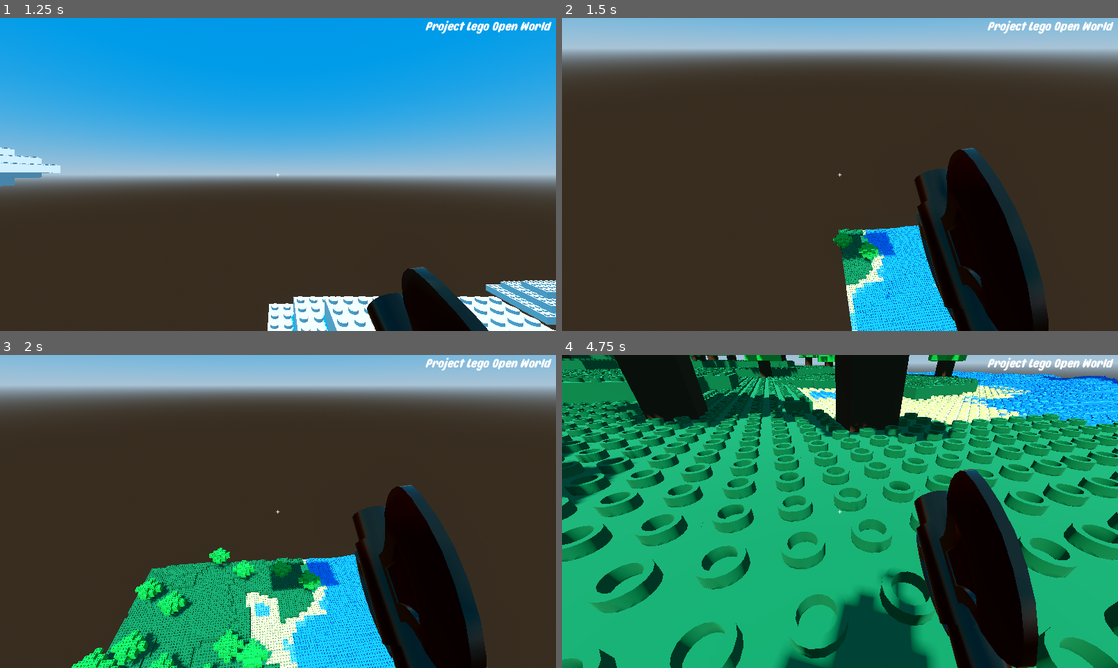
Above: before the commit, frames 1-4 (two rows, left to right).
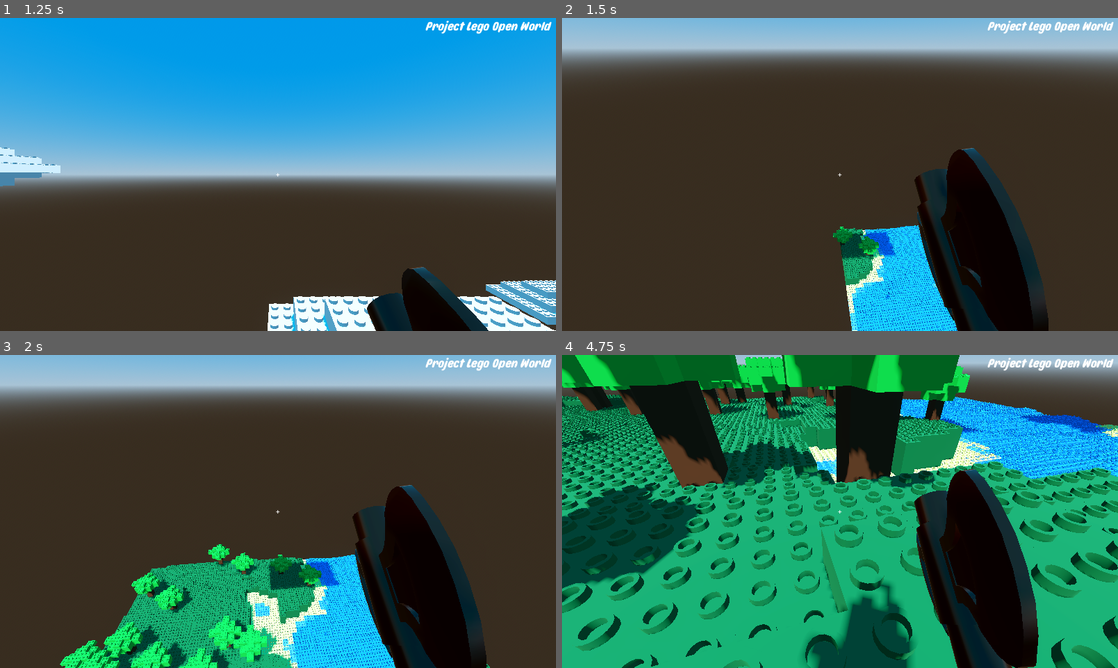
Above: after the commit, the same moments.

Repository: AlbinHorlaville/open-world-lego
Game: Godot game, scene res://menu/FirstMenu/main_menu.tscn
Same seed, same stepped clock (60 frames per second), same inputs: the game is played once before the commit and once after it.
Inputs (mouse positions are in pixels of both pictures, inside the frame that each line leads up to):
- Up to frame 1 (1.25 s): click "Start" at 0.5 s
- Up to frame 2 (1.5 s): move the mouse to (867, 174) at 1.27 s; hold Z (move_forward) from 1.28 s (still down)
- Up to frame 3 (2 s): keep holding Z (move_forward); tap Space (jump) at 1.52 s
- Up to frame 4 (4.75 s): keep holding Z (move_forward); move the mouse to (812, 511) at 2.02 s; tap Space (jump) at 2.27, 3.77, 4.52 s; move the mouse to (851, 505) at 2.77 s; move the mouse to (834, 517) at 3.52 s; move the mouse to (878, 514) at 4.27 s

Frame 1 is identical in both runs. In frame 2, 0.5% of the frame differs, in the area x 48-66%, y 66-97%; in frame 3, 6.4%; in frame 4, 55%, in the area x 0-100%, y 0-100%.

Commit message:
Essai montagne + remplissage terrain + simplification du code

Diff:
--- a/OpenWorldLego/levels/chunk.gd
+++ b/OpenWorldLego/levels/chunk.gd
@@ -32,38 +32,49 @@
 	coordChunk = Vector2(x, y)
 	for i in range(tailleChunk):
 		for j in range(tailleChunk):
+
+			var X = x*tailleChunk+i
+			var Y = y*tailleChunk+j
 			var block
 
 			# Add 0.3 because we want more dirt than water on our map
-			var currentPN = 0.3+perlin_noise.get_noise_2d(x*tailleChunk+i, y*tailleChunk+j)
+			var currentPN = 0.3+perlin_noise.get_noise_2d(X, Y)
 
 			# WATER
 			if currentPN > -0.05 and currentPN < -0.03 : # Water that shows up on the sand
 				block = water_scene.instantiate()
 				block.changeMaterial()
-				block.position = Vector3(x*tailleChunk+i, block.position.y, y*tailleChunk+j)
+				block.position = Vector3(X, 0, Y)
 				block.changeTransparency() # Set the transparency to 0.5 to see the sand below the water
 				$Water.add_child(block)
 			if currentPN < -0.05: # 0.5 permit to have few blocks of sand between dirt and water
 				block = water_scene.instantiate()
 				block.changeMaterial()
-				block.position = Vector3(x*tailleChunk+i, block.position.y, y*tailleChunk+j)
+				block.position = Vector3(X, 0, Y)
 				$Water.add_child(block)
 			else:
 				# SAND
 				block = dirt_scene.instantiate()
 				if currentPN < 0:
 					block.changeMaterial(color_sand)
-					block.position = Vector3(x*tailleChunk+i, int(currentPN*10+1)*hlego, y*tailleChunk+j)
+					block.position = Vector3(X, int(currentPN*10*hlego), Y)
+					add_child(block)
 				# DIRT
 				else:
+					# Block at the surface
+					block.changeMaterial(color_dirt)
+					block.position = Vector3(X, int(currentPN*10+gradient(X, Y))*hlego, Y)
+					add_child(block)
+
+					var high_block = block.position.y
+
 					# fill the ground of dirt to dig into it
-					for k in range(0, int(currentPN*10+1)):
+					for k in range(0, int(high_block/hlego+1)):
+						block = dirt_scene.instantiate()
 						block.changeMaterial(color_dirt)
-						block.position = Vector3(x*tailleChunk+i, k*hlego, y*tailleChunk+j)
-						block.set_visible(false)
+						block.position = Vector3(X, k*hlego, Y)
 						add_child(block)
-						block = dirt_scene.instantiate()
+
 					# TREE
 					k_TabRandom+=1
 					if k_TabRandom==100:
@@ -71,13 +82,11 @@
 					# Plant a tree (1 chance per 100)
 					if TabRandom[k_TabRandom]==TabRandom[0]:
 						var tree = tree_scene.instantiate()
-						tree.position = Vector3(tailleChunk*x+i, int(currentPN*10)*hlego, tailleChunk*y+j)
+						tree.position = Vector3(X, high_block+hlego, Y)
 						add_child(tree)
-					# Block at the surface
-					block.changeMaterial(color_dirt)
-					block.position = Vector3(x*tailleChunk+i, int(currentPN*10+1)*hlego, y*tailleChunk+j)
-					block.set_visible(true)
-				add_child(block)
+
+func gradient(x,y):
+	return 10*exp(-(((x-500)**2)+((y-500)**2))/1000)
 
 func getCoordChunk():
 	return coordChunk
--- a/OpenWorldLego/levels/main.gd
+++ b/OpenWorldLego/levels/main.gd
@@ -11,16 +11,16 @@
 var DictChunk_ON:Dictionary # Dictionnary of chunks charged
 var DictChunk_OFF:Dictionary # Dictionnary of chunks uncharged
 var ChunksToBuild:Array # Chunks that need to be generate in the few next frames
-var count:int # Genere 1 chunk per frame
+var count:int = 0 # Genere 1 chunk per frame
 
 # Called when the node enters the scene tree for the first time.
 func _ready() -> void:
+	# Init the dictionnaries
 	DictChunk_ON = {}
 	DictChunk_OFF = {}
 	ChunksToBuild = []
 	# The player has to be on positives coordinates
 	$Player.position = Vector3(500, 50, 500)
-	count = 0
 	# Choose the seed for Perlin Noise
 	perlin_noise.set_seed(randi_range(0, 100000))
 	# Build some clouds
@@ -33,6 +33,18 @@
 		ChunkInit()
 		count=0
 
+	updateChunkToCharge()
+
+func ChunkInit():
+	if len(ChunksToBuild)>0:
+		var pos_chunk = ChunksToBuild.pop_front()
+		var chunk = Chunk.instantiate()
+		chunk.CreateChunk(pos_chunk.x, pos_chunk.y, perlin_noise)
+		DictChunk_ON[pos_chunk] = chunk
+		$World.add_child(chunk)
+		return
+
+func updateChunkToCharge():
 	var neighbors = $Player.getBehaviorsChunks()
 	var chunk
 
@@ -63,15 +75,7 @@
 			if limit_map.x/16>=pos_chunk.x and pos_chunk.x>=0 and limit_map.z/16>=pos_chunk.y and pos_chunk.y>=0:
 				ChunksToBuild.append(pos_chunk)
 
-func ChunkInit():
-	if len(ChunksToBuild)>0:
-		var pos_chunk = ChunksToBuild.pop_front()
-		var chunk = Chunk.instantiate()
-		chunk.CreateChunk(pos_chunk.x, pos_chunk.y, perlin_noise)
-		DictChunk_ON[pos_chunk] = chunk
-		$World.add_child(chunk)
-		return
-
+# Create some clouds in the sky
 func GenerateCloud():
 	var nb_clouds = randi_range(5,10)
 	var Player = $Player
@@ -91,5 +95,6 @@
 
 		$Sky.add_child(cloud)
 
+# Return the distance between 2 objects in the world
 func distance(p1, p2):
 	return sqrt(pow(p1.x-p2.x,2)+pow(p1.y-p2.y,2)+pow(p1.z-p2.z,2))
